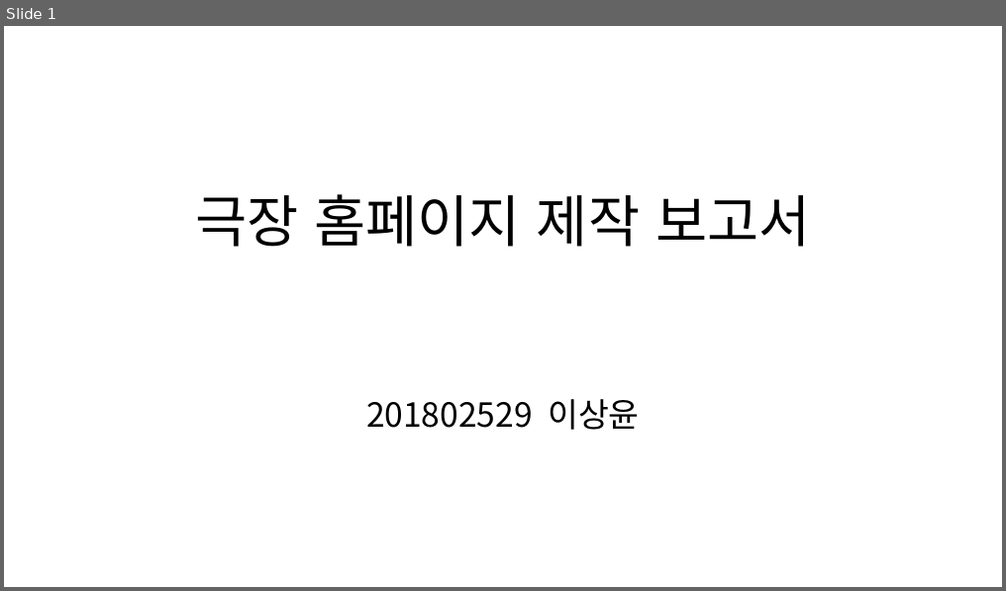
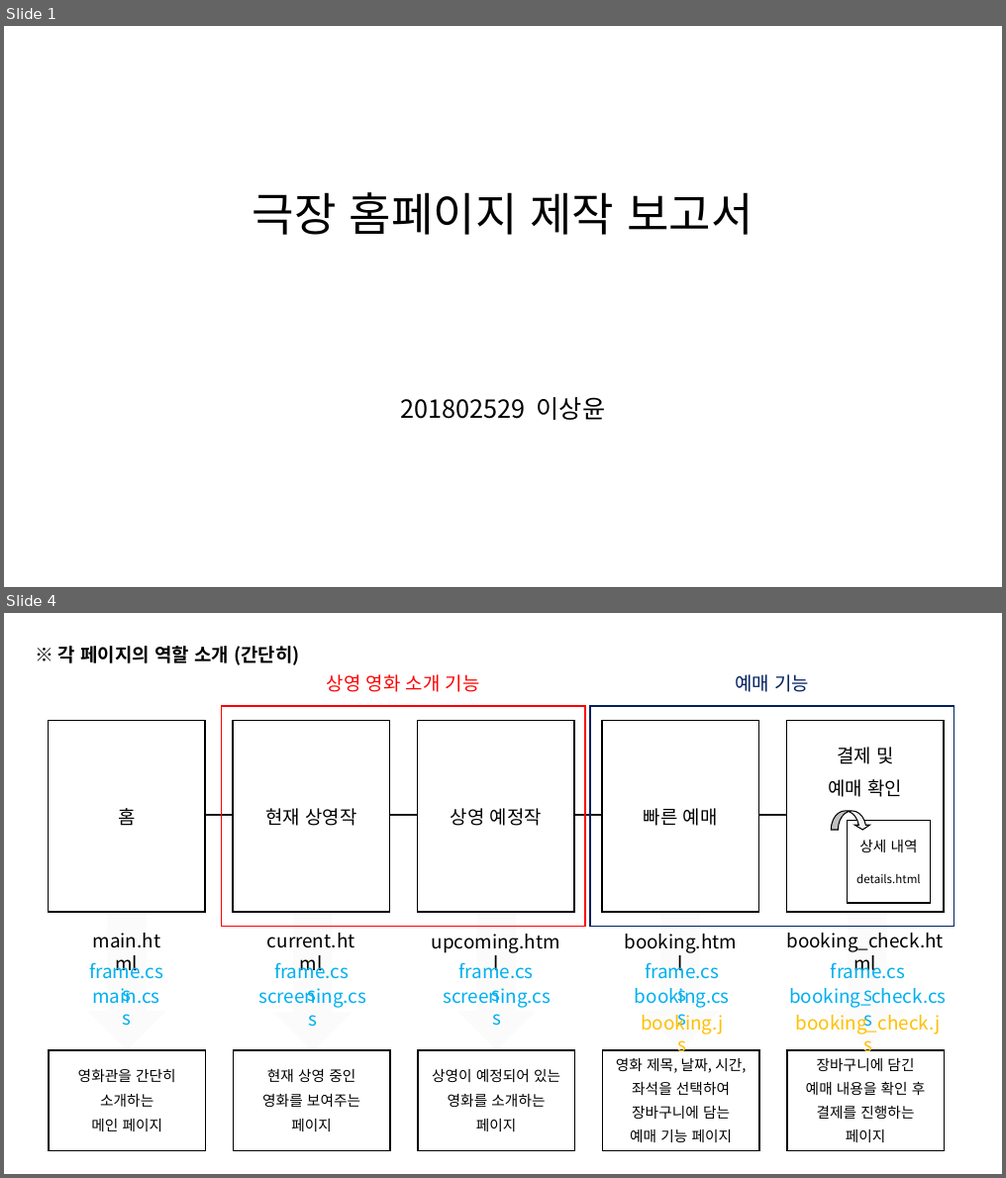
Before and after one commit to SangYoonLee1231/Cinema, a slide deck: 보고서-이상윤.pptx. Shown one above the other, each under a label of ours: slide 1 before the commit, slides 1 and 4 after it; the slides between them are not shown. The pictures are 1006x591 and 1006x1178 pixels, drawn with LibreOffice and Linux fonts; fonts in the diff are those of the drawing. Boxes give left, top, right and bottom in pixels: in the first picture for what was removed or moved away, otherwise in the second. Text is boxed around its words. In the diff, an @@ line names an element or a change of style, - is before the commit and + after.

```diff
--- a/보고서-이상윤.pptx
+++ b/보고서-이상윤.pptx
@@ slide 4 added at box(4, 613, 1002, 1174), background #FFFFFF @@
@@ text added at box(58, 646, 299, 665), 18 pt, text #000000, bold @@
+※ 각 페이지의 역할 소개 (간단히)
@@ group added at box(49, 674, 954, 954): 7 rectangles, 7 texts @@
+홈
+현재 상영작
+상영 예정작
+빠른 예매
+결제 및
+예매 확인
+main.html
+current.html
+upcoming.html
+booking.html
+booking_check.html
+상영 영화 소개 기능
+예매 기능
@@ line added from (205, 815) to (787, 815), #181717 1.5 pt @@
@@ curved up arrow added at box(832, 811, 870, 830), fill #F2F2F2, outline #000000 1 pt @@
@@ rectangle added at box(846, 820, 930, 903), fill #FFFFFF, outline #000000 1.25 pt, 11 pt, text #000000 @@
+상세 내역
+details.html
@@ down arrow added at box(88, 912, 165, 1051), fill #F2F2F2 at 30% opacity @@
@@ down arrow added at box(273, 913, 351, 1052), fill #F2F2F2 at 30% opacity @@
@@ down arrow added at box(457, 912, 536, 1051), fill #F2F2F2 at 30% opacity @@
@@ down arrow added at box(642, 912, 720, 1051), fill #F2F2F2 at 30% opacity @@
@@ down arrow added at box(829, 911, 906, 1050), fill #F2F2F2 at 30% opacity @@
@@ text added at box(89, 959, 163, 979), 18 pt, text #00B0F0 @@
+frame.css
@@ text added at box(274, 959, 349, 979), 18 pt, text #00B0F0 @@
+frame.css
@@ text added at box(459, 959, 534, 979), 18 pt, text #00B0F0 @@
+frame.css
@@ text added at box(645, 959, 719, 979), 18 pt, text #00B0F0 @@
+frame.css
@@ text added at box(831, 959, 905, 979), 18 pt, text #00B0F0 @@
+frame.css
@@ text added at box(92, 988, 159, 1004), 18 pt, text #00B0F0 @@
+main.css
@@ text added at box(258, 988, 366, 1008), 18 pt, text #00B0F0 @@
+screening.css
@@ text added at box(443, 988, 550, 1008), 18 pt, text #00B0F0 @@
+screening.css
@@ text added at box(635, 988, 730, 1008), 18 pt, text #00B0F0 @@
+booking.css
@@ text added at box(789, 988, 945, 1008), 18 pt, text #00B0F0 @@
+booking_check.css
@@ text added at box(641, 1014, 723, 1035), 18 pt, text #FFC000 @@
+booking.js
@@ text added at box(796, 1015, 941, 1035), 18 pt, text #FFC000 @@
+booking_check.js
@@ group added at box(49, 1051, 944, 1151): 5 rectangles @@
+영화관을 간단히
+소개하는
+메인 페이지
+현재 상영 중인
+영화를 보여주는
+페이지
+상영이 예정되어 있는
+영화를 소개하는
+페이지
+영화 제목, 날짜, 시간,
+좌석을 선택하여
+장바구니에 담는
+예매 기능 페이지
+장바구니에 담긴
+예매 내용을 확인 후
+결제를 진행하는
+페이지
@@ slide 1 changed as well @@
@@ text "극장 홈페이지 제작 보고서": place and size @@
-text "극장 홈페이지 제작 보고서" at box(195, 194, 810, 247)
+text "극장 홈페이지 제작 보고서" at box(252, 192, 752, 235)
@@ text "극장 홈페이지 제작 보고서" at box(252, 192, 752, 235): size 54 to 44 pt @@
@@ text "201802529 이상윤": place and size @@
-text "201802529 이상윤" at box(366, 399, 640, 430)
+text "201802529 이상윤" at box(401, 397, 606, 420)
@@ text "201802529 이상윤" at box(401, 397, 606, 420): size 32 to 24 pt @@
```
Also in this commit, not shown: 1 other slide changed, 8 other slides added, 1 slide removed, 18 other files.
